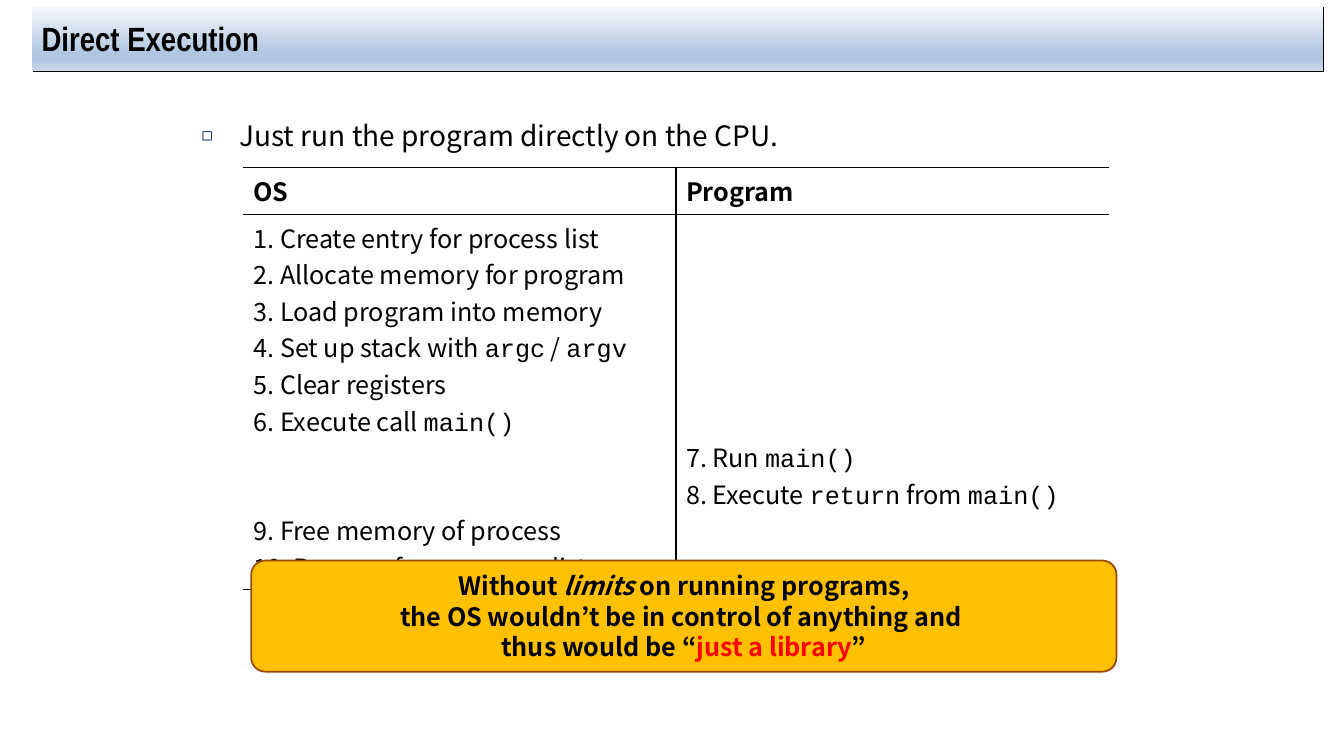
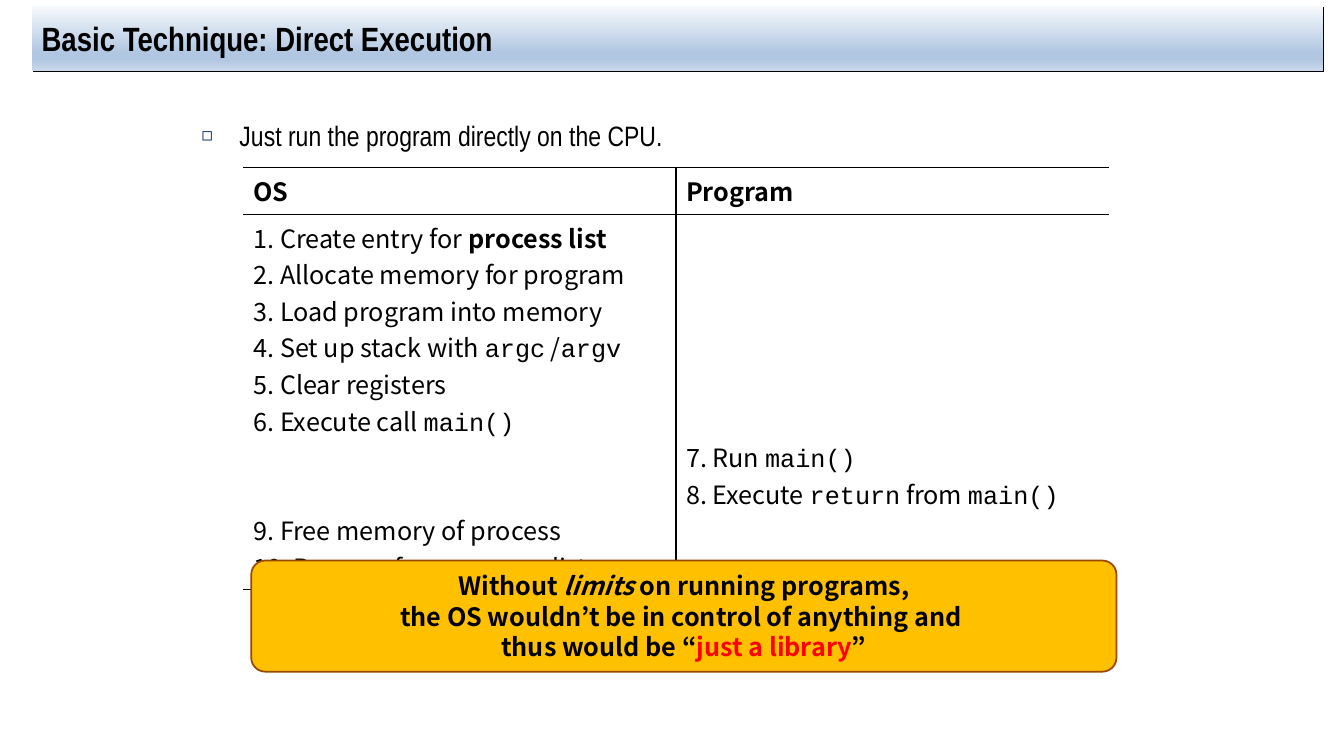
Before and after one commit to jachermocilla/extra-course-materials, a slide deck: slide 6 of cmsc125/ostep/slides/01.Virtualization/06.Mechanism_Limited_Direct_Execution.pptx. Drawn at 1344x756 pixels with LibreOffice and Linux fonts; fonts in the diff are those of the drawing. Boxes give left, top, right and bottom in pixels: in the first picture for what was removed or moved away, otherwise in the second. Text is boxed around its words. In the diff, an @@ line names an element or a change of style, - is before the commit and + after.

```diff
--- a/cmsc125/ostep/slides/01.Virtualization/06.Mechanism_Limited_Direct_Execution.pptx
+++ b/cmsc125/ostep/slides/01.Virtualization/06.Mechanism_Limited_Direct_Execution.pptx
@@ title at (42,24,493,58): text changed @@
-Direct Execution
+Basic Technique: Direct Execution
@@ text "Just run the program directly ..." at (239,125,663,152): font Noto Sans CJK KR to Arial Narrow @@
@@ table at (243,167,1108,587) @@
-row 2, column 1: 1. Create entry for process list / 2. Allocate memory for program / 3. Load program into memory / 4. Set up stack with argc / argv / 5. Clear registers / 6. Execute call main() / 9. Free memory of process / 10. Remove from process list
+row 2, column 1: 1. Create entry for process list / 2. Allocate memory for program / 3. Load program into memory / 4. Set up stack with argc /argv / 5. Clear registers / 6. Execute call main() / 9. Free memory of process / 10. Remove from process list
```
Also in this commit, not shown: 14 other slides changed, 4 slides added, 1 other file.
